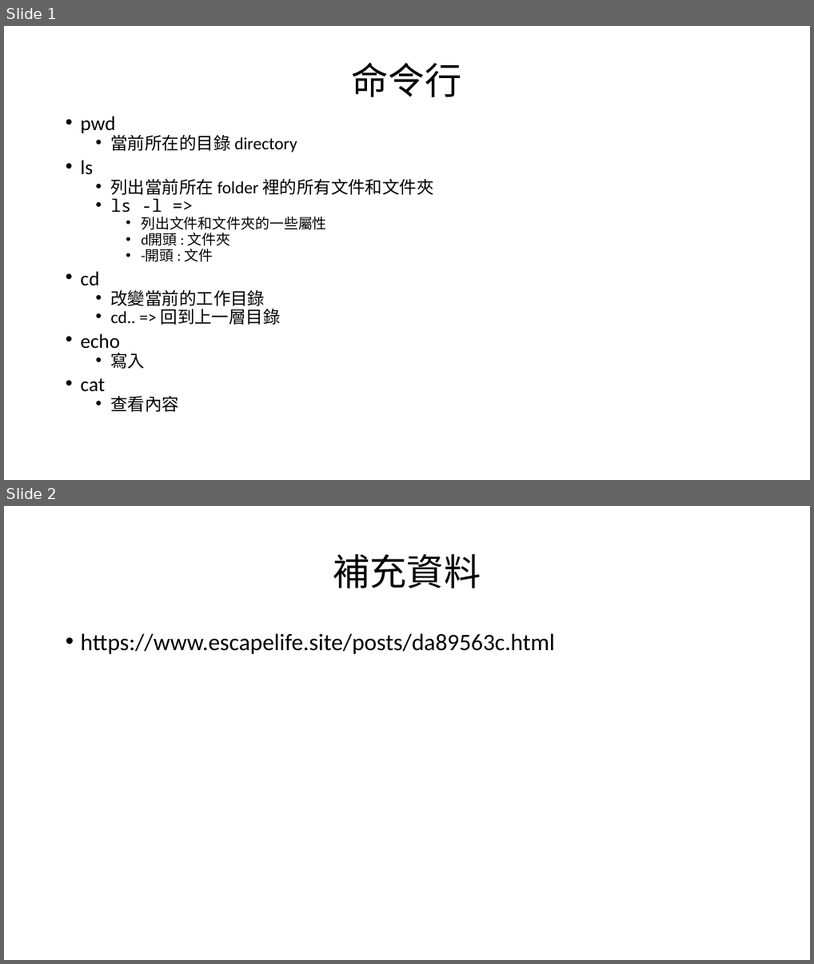
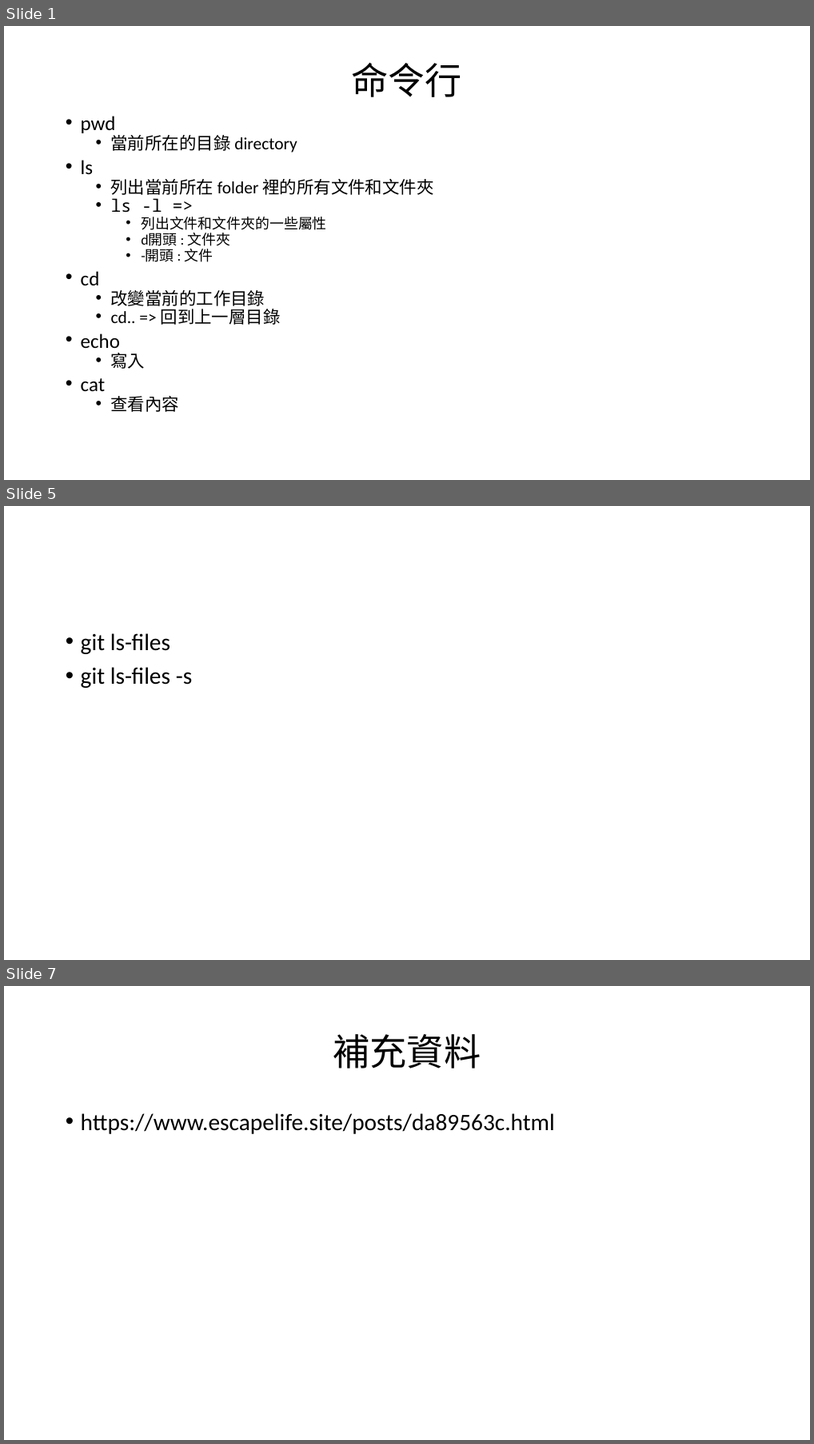
Before and after one commit to PaulHuang1/Git-CI-CD, a slide deck: Git_GitHub_GitLab 完全教程.pptx. Shown one above the other, each under a label of ours: slides 1 and 2 before the commit, slides 1, 5 and 7 after it; the slides between them are not shown. The pictures are 814x964 and 814x1444 pixels, drawn with LibreOffice and Linux fonts; fonts in the diff are those of the drawing. Boxes give left, top, right and bottom in pixels: in the first picture for what was removed or moved away, otherwise in the second. Text is boxed around its words. In the diff, an @@ line names an element or a change of style, - is before the commit and + after.

```diff
--- a/Git_GitHub_GitLab 完全教程.pptx
+++ b/Git_GitHub_GitLab 完全教程.pptx
@@ slide 5 added at <box>4,506,810,960</box>, background #FFFFFF @@
@@ text added at <box>81,633,192,688</box>, 28 pt, text #000000 @@
+• git ls-files
+• git ls-files -s
@@ what was slide 2 is now slide 7 @@
```
Also in this commit, not shown: 4 other slides added.
